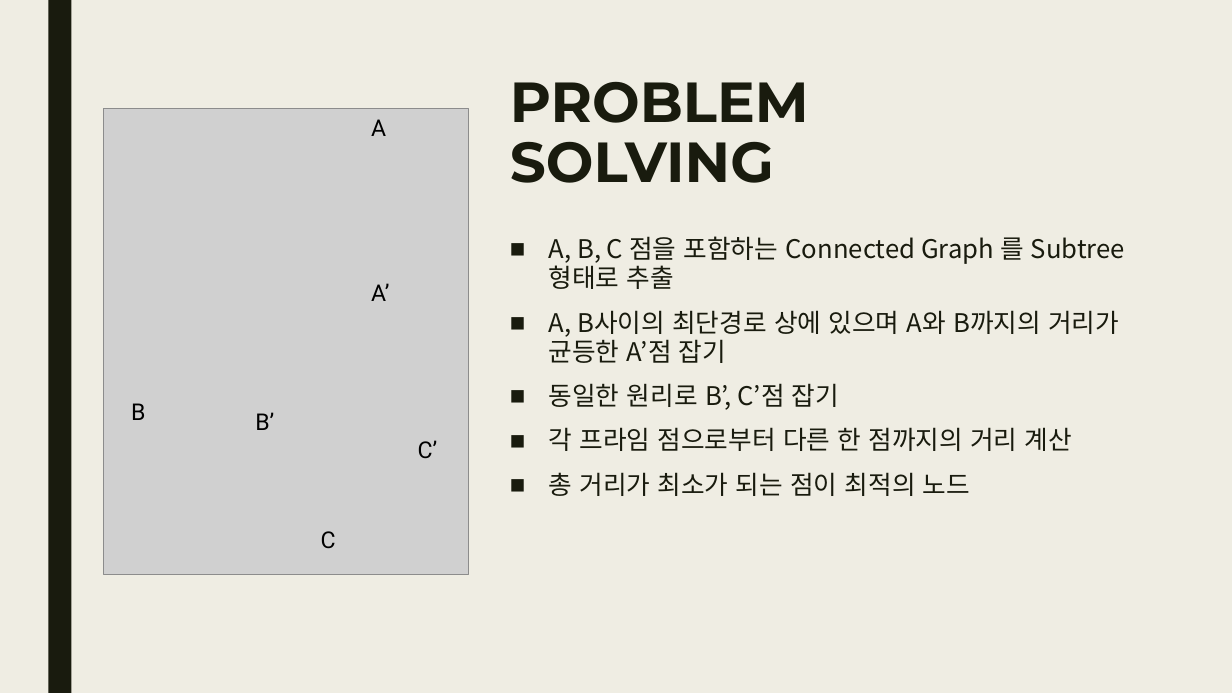
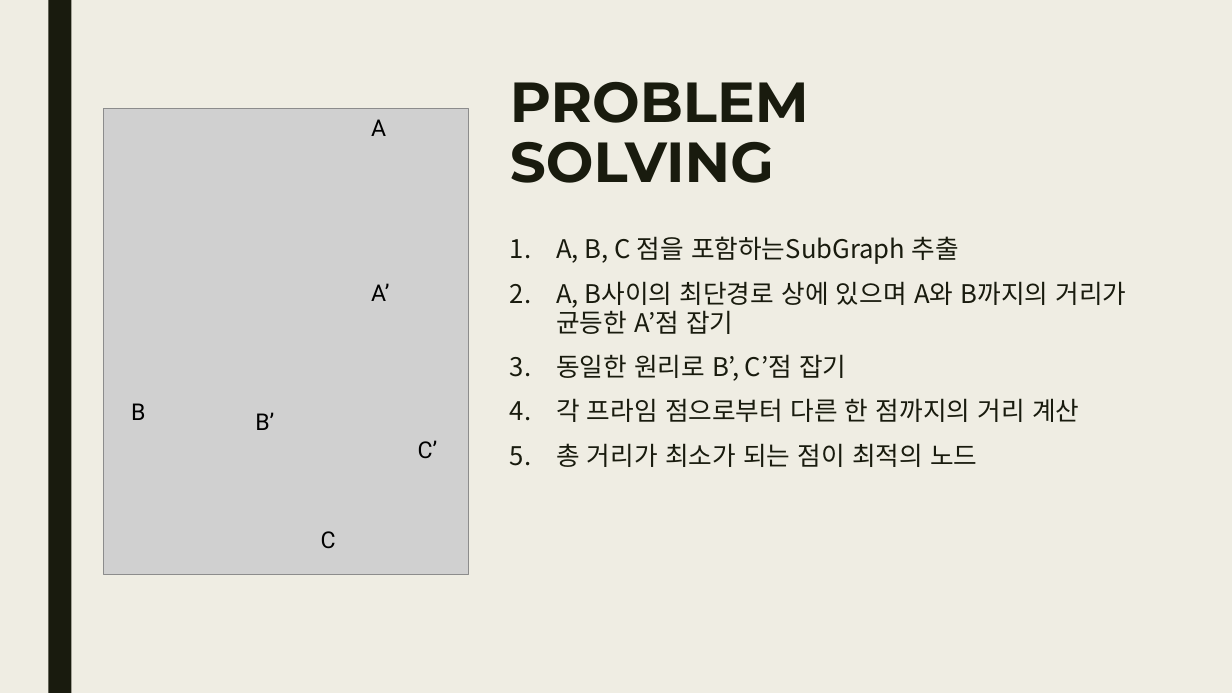
Before and after one commit to comnamu18/SeoulBus, a slide deck: slide 4 of 발표자료/3주차/자구설_2주차_Final.pptx. Drawn at 1232x693 pixels with LibreOffice and Linux fonts; fonts in the diff are those of the drawing; grey boxes stand for pictures. Boxes give left, top, right and bottom in pixels: in the first picture for what was removed or moved away, otherwise in the second. Text is boxed around its words. In the diff, an @@ line names an element or a change of style, - is before the commit and + after.

```diff
--- a/발표자료/3주차/자구설_2주차_Final.pptx
+++ b/발표자료/3주차/자구설_2주차_Final.pptx
@@ text at box(556, 236, 958, 264): text changed @@
-■ A, B, C 점을 포함하는 Connected Graph 를 Subtree 형태로 추출
+1. A, B, C 점을 포함하는SubGraph 추출
@@ text at box(556, 281, 1127, 467): bullet ■ to 1. @@
```
Also in this commit, not shown: 2 other slides changed, 1 slide added.
